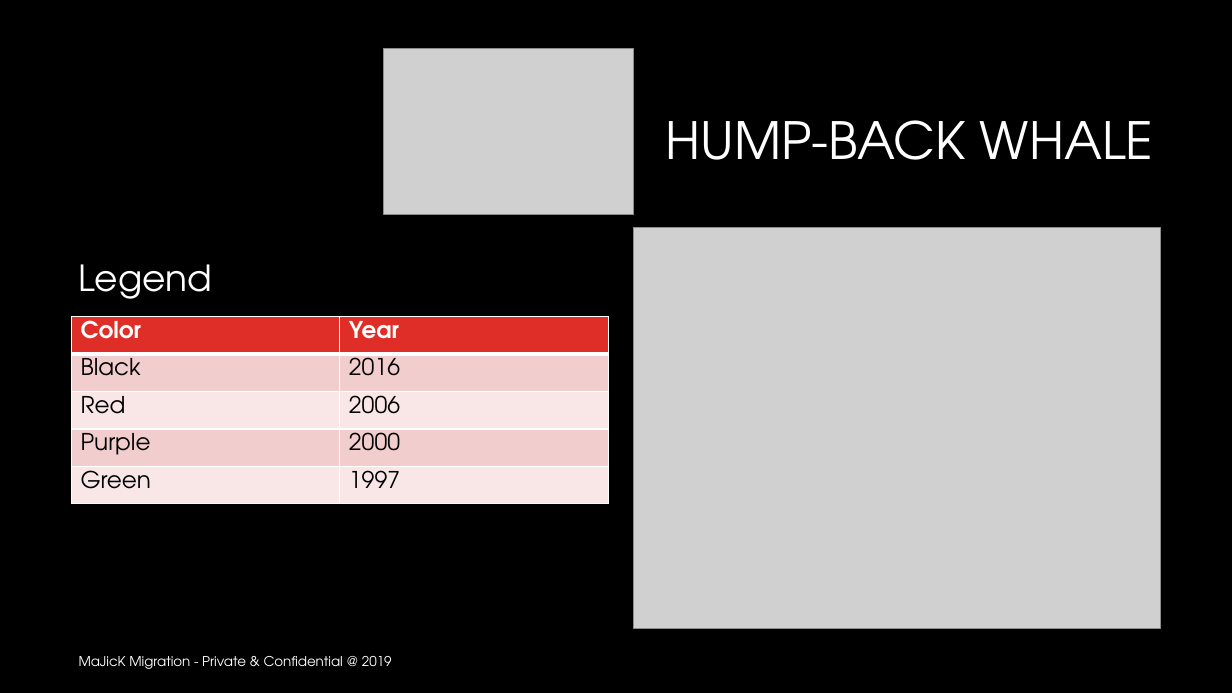
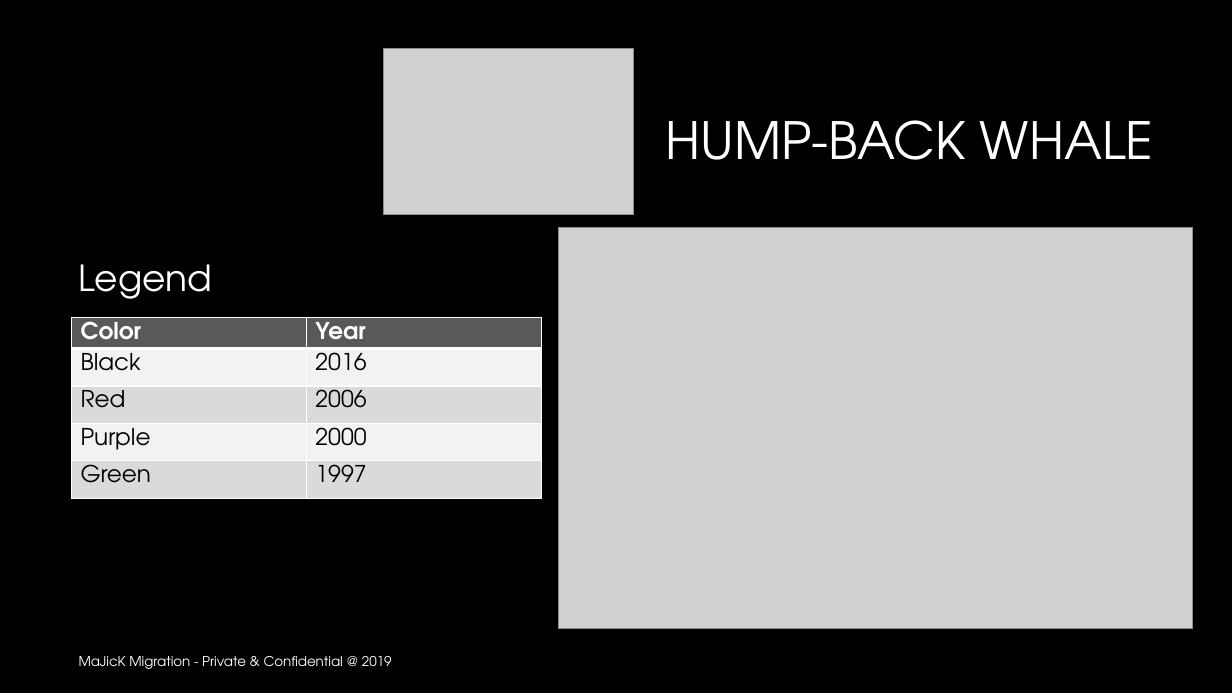
Before and after one commit to trivial-vector/Majick-Migration, a slide deck: slide 10 of Analysis/MaJicK Migration.pptx. Drawn at 1232x693 pixels with LibreOffice and Linux fonts; fonts in the diff are those of the drawing; grey boxes stand for pictures; background and template pictures are left out. Boxes give left, top, right and bottom in pixels: in the first picture for what was removed or moved away, otherwise in the second. Text is boxed around its words. In the diff, an @@ line names an element or a change of style, - is before the commit and + after.

```diff
--- a/Analysis/MaJicK Migration.pptx
+++ b/Analysis/MaJicK Migration.pptx
@@ picture: place and size @@
-picture at (634, 227, 1161, 628)
+picture at (559, 227, 1193, 628)
@@ table at (71, 318, 541, 505) @@
@@ fill #DF2E28 to #595959 in row 1 @@
@@ fill #F3CDCD to #F2F2F2 in 4 cells @@
@@ fill #F9E8E8 to #DADADA in 4 cells @@
@@ table: place and size @@
-table at (71, 317, 607, 505)
+table at (71, 318, 541, 505)
```
Also in this commit, not shown: 3 other slides changed, 1 other file.
